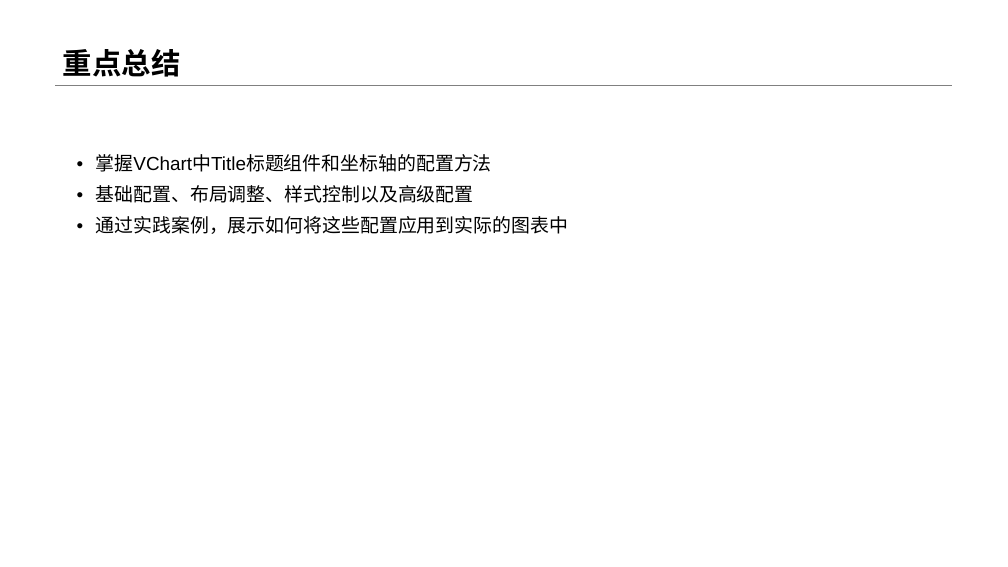
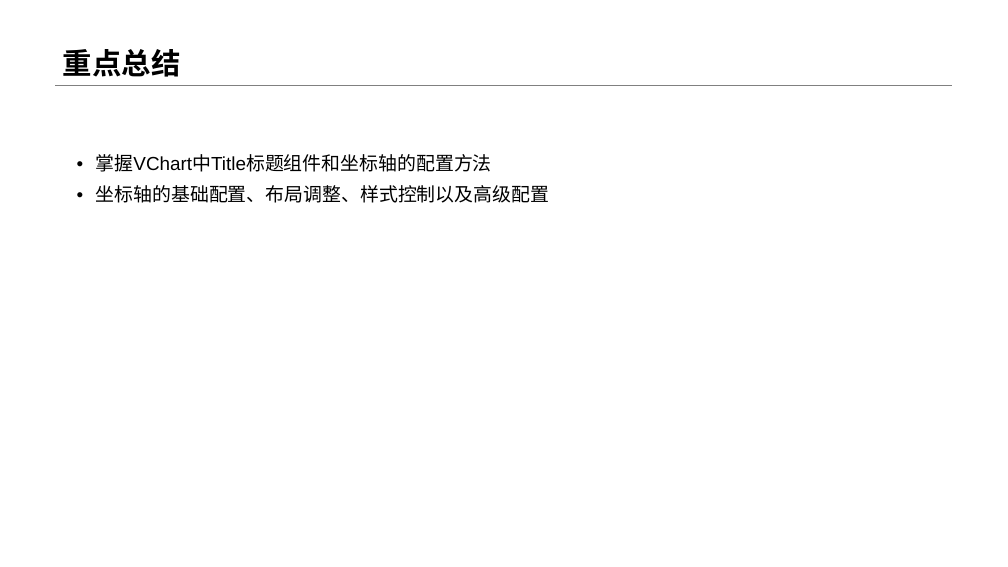
Before and after one commit to menglin1997/vchartCourse, a slide deck: slide 11 of code/Chapter 2 - Detailed Explanation of Chart Concepts/07-Title and coordinate axis control/07-标题和坐标轴配置.pptx (slide 12 before the commit). Drawn at 1008x567 pixels with LibreOffice and Linux fonts; fonts in the diff are those of the drawing. Boxes give left, top, right and bottom in pixels: in the first picture for what was removed or moved away, otherwise in the second. Text is boxed around its words. In the diff, an @@ line names an element or a change of style, - is before the commit and + after.

```diff
--- a/code/Chapter 2 - Detailed Explanation of Chart Concepts/07-Title and coordinate axis control/07-标题和坐标轴配置.pptx
+++ b/code/Chapter 2 - Detailed Explanation of Chart Concepts/07-Title and coordinate axis control/07-标题和坐标轴配置.pptx
@@ text at box(96, 185, 550, 203): text changed @@
-• 基础配置、布局调整、样式控制以及高级配置
-• 通过实践案例，展示如何将这些配置应用到实际的图表中
+• 坐标轴的基础配置、布局调整、样式控制以及高级配置
```
Also in this commit, not shown: 1 slide removed, 6 other files.
